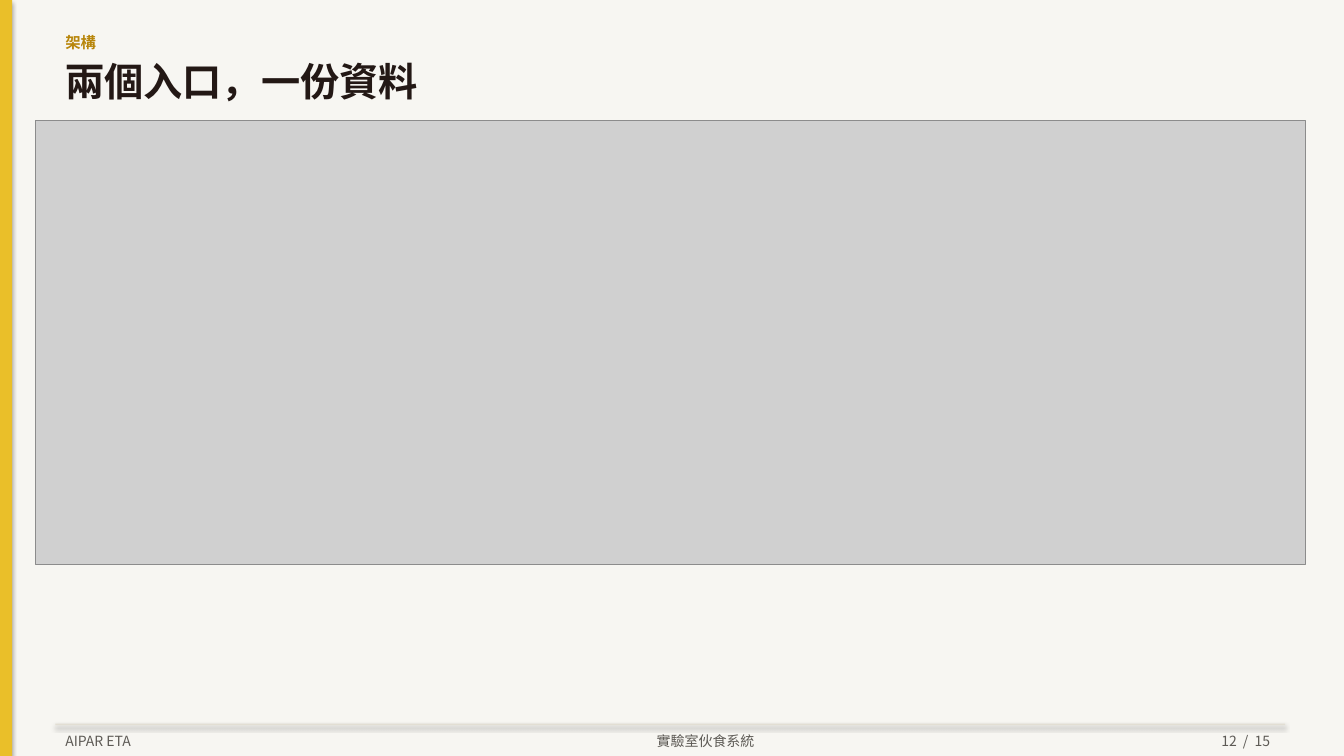
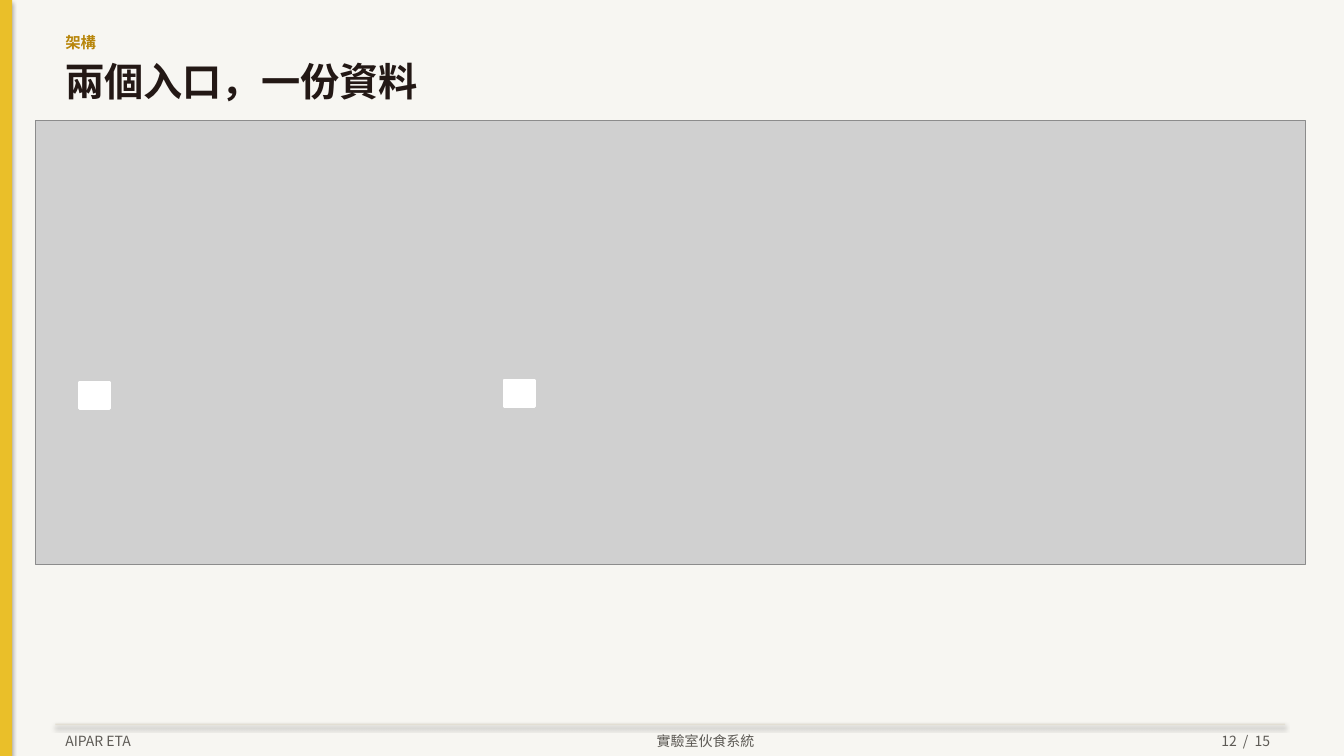
Before and after one commit to Lrniey666/AIPAR-ETA, a slide deck: slide 12 of docs/presentations/AIPAR-ETA-intro.pptx. Drawn at 1344x756 pixels with LibreOffice and Linux fonts; fonts in the diff are those of the drawing; grey boxes stand for pictures. Boxes give left, top, right and bottom in pixels: in the first picture for what was removed or moved away, otherwise in the second. Text is boxed around its words. In the diff, an @@ line names an element or a change of style, - is before the commit and + after.

```diff
--- a/docs/presentations/AIPAR-ETA-intro.pptx
+++ b/docs/presentations/AIPAR-ETA-intro.pptx
@@ rectangle added at (80,382,110,409), fill #FFFFFF, outline #FFFFFF 2 pt @@
@@ rectangle added at (504,380,534,407), fill #FFFFFF, outline #FFFFFF 2 pt @@
```
Also in this commit, not shown: 2 other slides changed, 1 other file.
